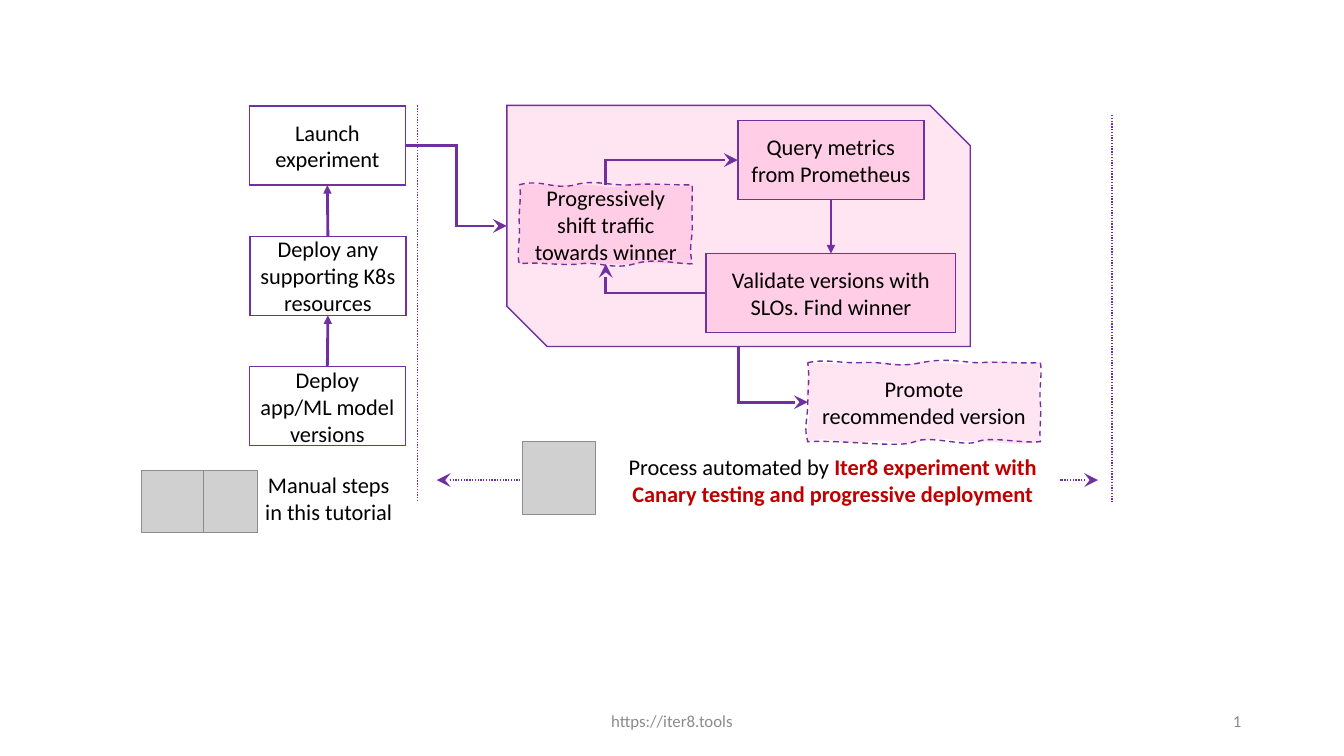
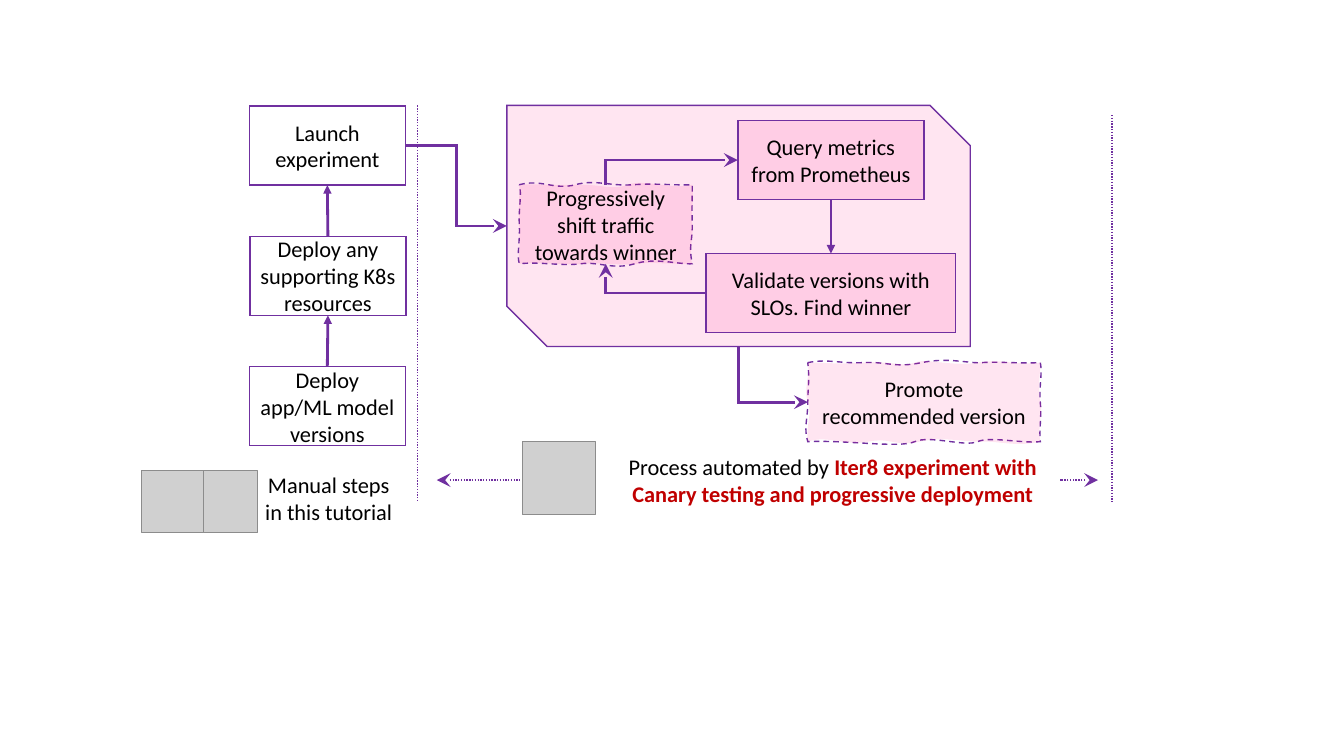
Before and after one commit to iter8-tools/iter8, a slide deck: slide 1 of mkdocs/docs/images/src/canary-iter8-process.pptx. Drawn at 1344x756 pixels with LibreOffice and Linux fonts; fonts in the diff are those of the drawing; grey boxes stand for pictures. Boxes give left, top, right and bottom in pixels: in the first picture for what was removed or moved away, otherwise in the second. Text is boxed around its words. In the diff, an @@ line names an element or a change of style, - is before the commit and + after.

```diff
--- a/mkdocs/docs/images/src/canary-iter8-process.pptx
+++ b/mkdocs/docs/images/src/canary-iter8-process.pptx
@@ text removed at [611,715,732,730] @@
-https://iter8.tools
@@ page number removed at [1233,716,1241,727] @@
-1
```
Also in this commit, not shown: 17 other files.
